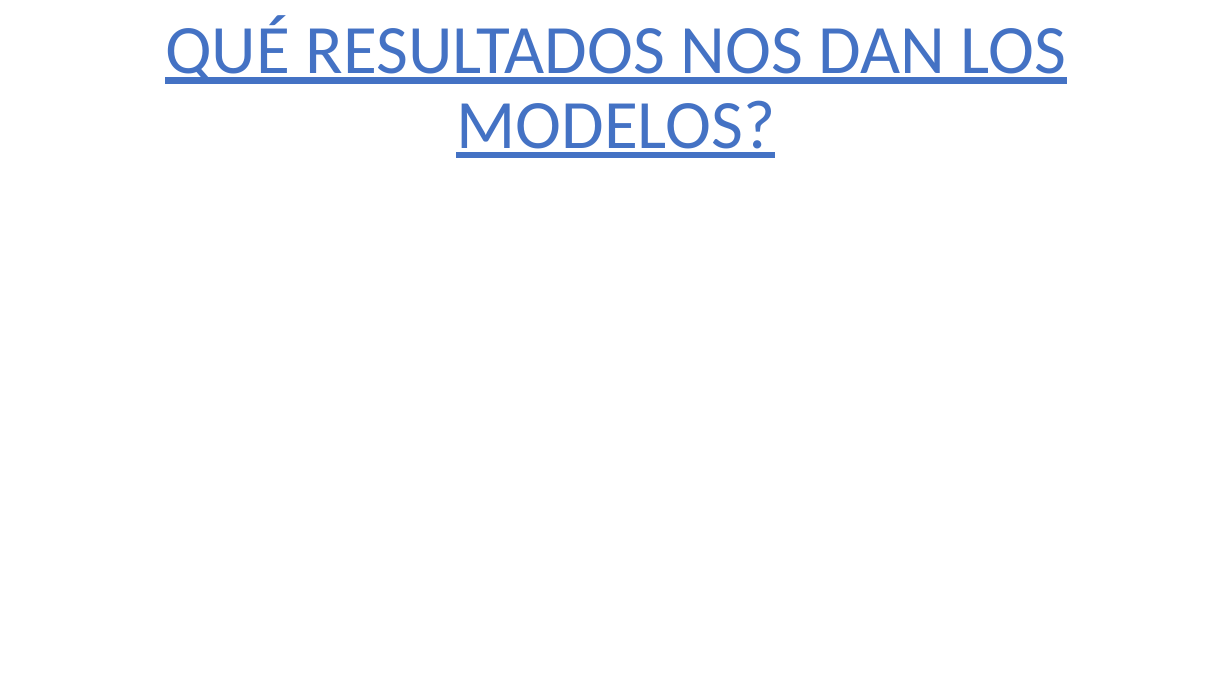
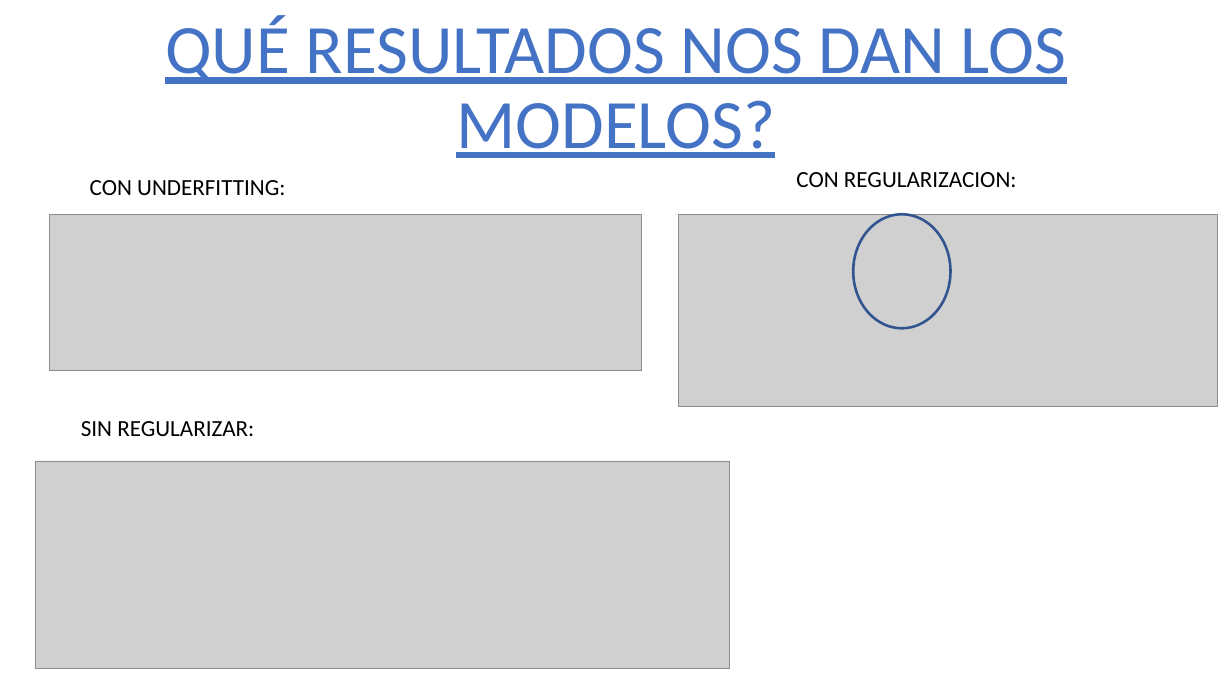
Before and after one commit to 75Engel/Estimacion_tipologia_usuarios_Servicios_Sociales_Ayto_Madrid, a slide deck: slide 12 of Presentacion_projecto.pptx (slide 11 before the commit). Drawn at 1232x693 pixels with LibreOffice and Linux fonts; fonts in the diff are those of the drawing; grey boxes stand for pictures; background and template pictures are left out. Boxes give left, top, right and bottom in pixels: in the first picture for what was removed or moved away, otherwise in the second. Text is boxed around its words. In the diff, an @@ line names an element or a change of style, - is before the commit and + after.

Commit message:
Presentacion

```diff
--- a/Presentacion_projecto.pptx
+++ b/Presentacion_projecto.pptx
@@ text added at (x1=796, y1=172, x2=1017, y2=187), 18 pt, text #000000 @@
+CON REGULARIZACION:
@@ text added at (x1=90, y1=180, x2=285, y2=195), 18 pt, text #000000 @@
+CON UNDERFITTING:
@@ picture added at (x1=50, y1=214, x2=642, y2=371) @@
@@ picture added at (x1=678, y1=214, x2=1218, y2=407) @@
@@ ellipse added at (x1=853, y1=214, x2=950, y2=328), outline #325491 2 pt @@
@@ text added at (x1=81, y1=421, x2=254, y2=436), 18 pt, text #000000 @@
+SIN REGULARIZAR:
@@ picture added at (x1=35, y1=461, x2=729, y2=669) @@
```
Also in this commit, not shown: 10 other slides changed, 3 slides added, 6 slides removed, 7 other files.
